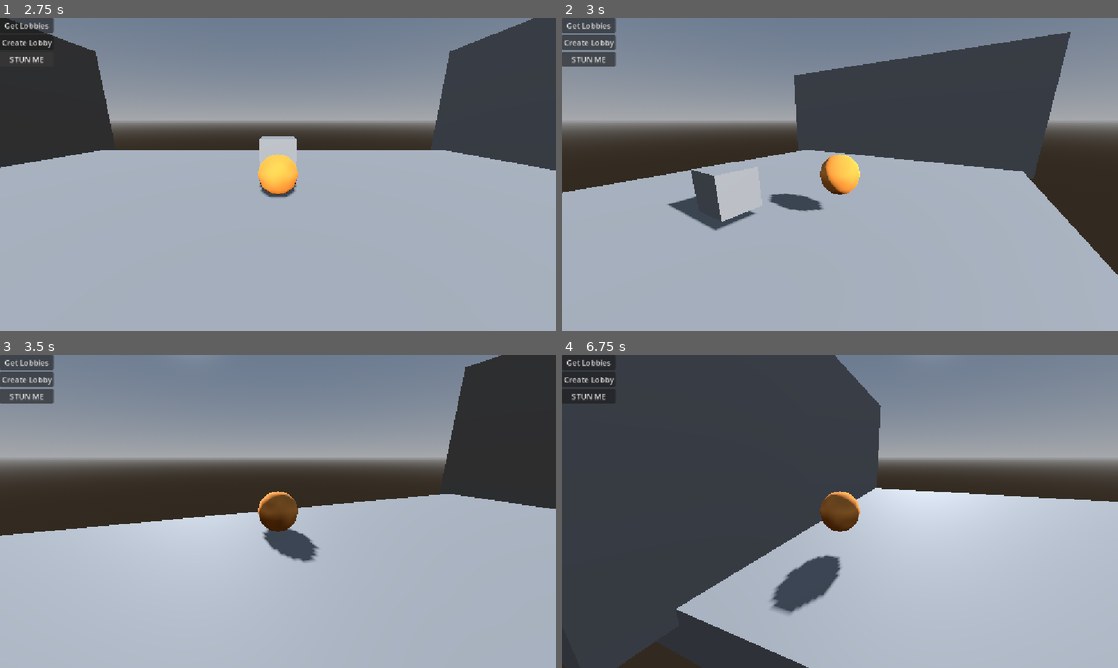
Above: before the commit, frames 1-4 (two rows, left to right).
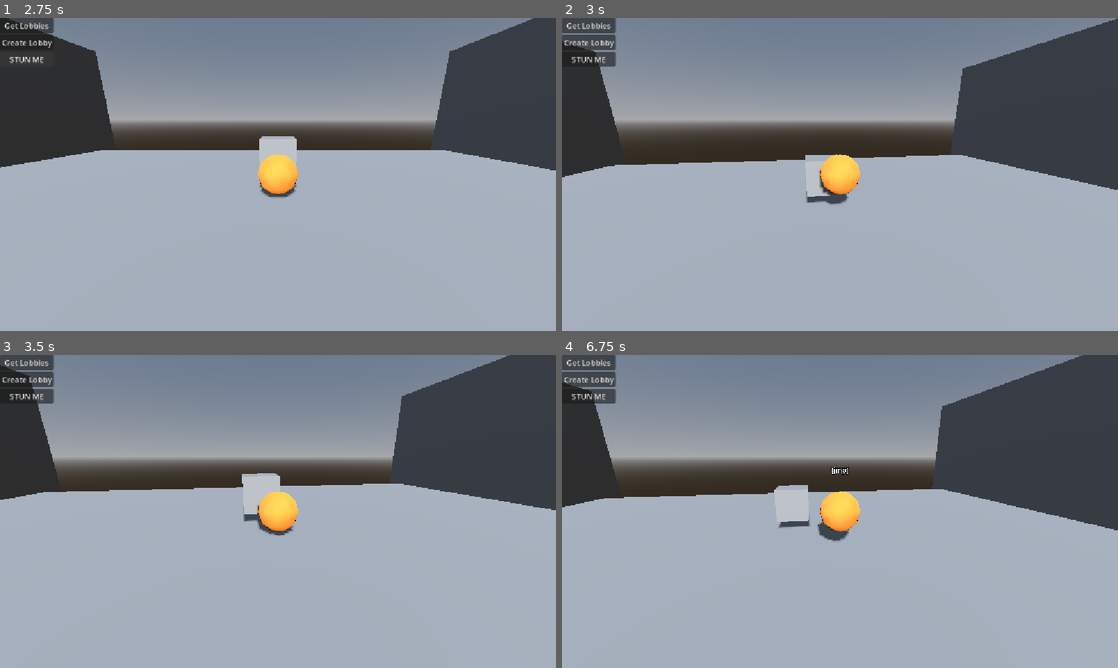
Above: after the commit, the same moments.

Repository: TheCodeWizard27/ProjectAtrox-R-Ugly-Network-Prototype
Game: Godot game, scene res://main.tscn
Two runs of this game, one before a commit and one after it. Both use one fixed random seed, a clock stepped at 60 frames per second and the inputs below.
Inputs (mouse positions are in pixels of both pictures, inside the frame that each line leads up to):
- Up to frame 1 (2.75 s): click "Create Lobby" at 0.5 s; click "Get Lobbies" at 1.25 s; click "STUN ME" at 2 s
- Up to frame 2 (3 s): tap Enter at 2.75 s; move the mouse to (962, 158) at 2.77 s; hold D (move_right) from 2.78 s (still down); hold Space (jump) from 2.78 s (still down); click (962, 158) at 2.92 s
- Up to frame 3 (3.5 s): keep holding D (move_right); keep holding Space (jump)
- Up to frame 4 (6.75 s): move the mouse to (728, 527) at 3.52 s; release D (move_right) at 3.53 s; release Space (jump) at 3.53 s; hold S (move_backward) 3.53-4.28 s; tap Space (jump) at 3.6, 3.77, 4.07, 5.1, 5.27, 5.57, 6.6 s; click (728, 527) at 3.67 s; move the mouse to (895, 442) at 4.27 s; hold D (move_right) 4.28-5.03 s; hold Space (jump) 4.28-5.03 s; click (895, 442) at 4.42 s; move the mouse to (812, 574) at 5.02 s; hold W (move_forward) 5.03-5.78 s; click (812, 574) at 5.17 s; move the mouse to (1006, 558) at 5.77 s; hold Space (jump) 5.78-6.53 s; hold A (move_left) from 5.78 s (still down); click (1006, 558) at 5.92 s; move the mouse to (673, 464) at 6.52 s; click (673, 464) at 6.67 s

Frame 1 is identical in both runs. In frame 2, 22% of the frame differs, in the area x 0-100%, y 0-82%; in frame 3, 17%; in frame 4, 61%, in the area x 0-100%, y 0-100%.
Error before the commit: Invalid access to property or key 'ip' on a base object of type 'Nil'. (res://main.gd:82)
Error after the commit: Invalid access to property or key 'ip' on a base object of type 'Nil'. (res://main.gd:101)

Commit message:
I wasnt cooking with the eixisting structure heres something that makes sense.

Diff:
--- /dev/null
+++ b/action_helper.gd
@@ -0,0 +1,25 @@
+class_name ActionHelper
+
+static var _event_filter: Array[String] = [
+	'move_right',
+	'move_left',
+	'move_backward',
+	'move_forward',
+	'jump'
+]
+
+static func convert_to_actions(event: InputEvent) -> Array[InputEventAction]:
+	var array: Array[InputEventAction] = []
+
+	for action in _event_filter:
+
+		if (!event.is_action(action)):
+			continue
+
+		var new_action = InputEventAction.new()
+		new_action.action = action
+		new_action.pressed = event.is_pressed()
+		new_action.strength = 1 #event.get_action_strength(action)
+		array.push_back(new_action)
+
+	return array
--- a/input_buffer.gd
+++ b/input_buffer.gd
@@ -1,20 +1,28 @@
-class_name InputBuffer
+class_name ActionBuffer
 
-var _previous_buffered_events: Array[InputEvent] = []
-var _buffered_events: Array[InputEvent] = []
+var _previous_buffered_events: Array[InputEventAction] = []
+var _buffered_events: Array[InputEventAction] = []
 
 # This is a bit of a weird attempt of getting a controllable input state
 # to query mapped actions just like with the Input singleton.
 # Events are buffered after received from push_event
 # and keep existing until a released event is received.
 
+func push_action(action: InputEventAction) -> void:
+	if (action.is_released()):
+		_buffered_events = _buffered_events.filter(
+			func(existing_event: InputEventAction): return existing_event.is_match(action))
+	else:
+		_buffered_events.push_back(action)
+
 func push_event(event: InputEvent) -> void:
 	# Filter out old pressed
 	if (event.is_released()):
 		_buffered_events = _buffered_events.filter(
-			func(existing_event): return !event.is_match(existing_event))
-
-	_buffered_events.push_back(event)
+			func(existing_event: InputEventAction): return existing_event.is_match(event))
+	else:
+		for action in ActionHelper.convert_to_actions(event):
+			_buffered_events.push_back(action)
 
 func clear() -> void:
 	_previous_buffered_events.clear()
@@ -24,20 +32,20 @@
 	_previous_buffered_events.clear()
 	_previous_buffered_events.append_array(_buffered_events)
 	_buffered_events = _buffered_events.filter(
-		func(event): return event.is_pressed())
+		func(event: InputEventAction): return event.is_pressed())
 
 func is_action_pressed(action: StringName, exact_match: bool = false) -> bool:
-	return _buffered_events.any(func(event): return _is_action_pressed(event, action, exact_match))
+	return _buffered_events.any(func(event: InputEventAction): return _is_action_pressed(event, action, exact_match))
 
 func is_action_just_pressed(action: StringName, exact_match: bool = false) -> bool:
 	var currently_pressed = is_action_pressed(action, exact_match)
 	var previously_pressed = _previous_buffered_events.any(
-		func(event): return _is_action_pressed(event, action, exact_match))
+		func(event: InputEventAction): return _is_action_pressed(event, action, exact_match))
 
 	return currently_pressed and !previously_pressed
 
 func is_action_just_released(action: StringName, exact_match: bool = false) -> bool:
-	return _buffered_events.any(func(event): return _is_action_just_released(event, action, exact_match))
+	return _buffered_events.any(func(event: InputEventAction): return _is_action_just_released(event, action, exact_match))
 
 func get_vector(negative_x: StringName, positive_x: StringName, negative_y: StringName, positive_y: StringName) -> Vector2:
 	return Vector2(
@@ -46,7 +54,7 @@
 	)
 
 func get_action_strength(action: StringName) -> float:
-	var action_was_buffered = _buffered_events.any(func(event): return event.is_action(action))
+	var action_was_buffered = _buffered_events.any(func(event: InputEventAction): return event.is_action(action))
 	return Input.get_action_strength(action) if action_was_buffered else 0.0
 
 func _is_action_pressed(event: InputEvent, action: StringName, exact_match: bool) -> bool:
--- a/main.gd
+++ b/main.gd
@@ -13,14 +13,25 @@
 
 var _my_public_ip: String
 
+var _is_host: bool = false
+var _is_hole_alive: bool = false
 var _is_connected: bool = false
+var _peer_map: Dictionary[int, Player] = {}
 
 @onready var _my_player: Player = $Player
+@onready var _control: Control = $Control
 
 func _process(_delta: float) -> void:
 	_socket.poll()
 
 	var state = _socket.get_ready_state()
+
+	#if (_is_hole_alive and multiplayer.is_server()):
+		#if (multiplayer.multiplayer_peer.get_available_packet_count()):
+			#var test = multiplayer.multiplayer_peer.get_packet()
+			#print('received packet: ', test.get_string_from_utf8())
+		#
+		#pass
 
 	if (state != WebSocketPeer.STATE_OPEN):
 
@@ -49,10 +60,13 @@
 
 		print('starting hole punching')
 
-		if (ip == _my_public_ip):
-			_connect_to_peer(local_ip, local_port)
+		var target_ip = local_ip if ip == _my_public_ip else ip
+		var target_port = local_port if ip == _my_public_ip else port
+
+		if (_is_host):
+			await _connect_to_peer_as_host(target_ip, target_port)
 		else:
-			_connect_to_peer(ip, port)
+			await _connect_to_peer(target_ip, target_port)
 
 func _start_hosting() -> void:
 	var peer = ENetMultiplayerPeer.new()
@@ -62,6 +76,10 @@
 		return
 
 	multiplayer.multiplayer_peer = peer
+	var scene_multiplayer = multiplayer as SceneMultiplayer
+	scene_multiplayer.peer_packet.connect(_on_packet_received)
+	scene_multiplayer.peer_connected.connect(_on_peer_joined)
+	_set_connected()
 	print('Connected on Godot Level')
 
 func _join_host(ip: String, port: int) -> void:
@@ -72,6 +90,7 @@
 		return
 
 	multiplayer.multiplayer_peer = peer
+	multiplayer.connected_to_server.connect(_set_connected)
 	print('Connected on Godot Level')
 
 func _on_create_lobby_pressed() -> void:
@@ -97,9 +116,10 @@
 	var response = await request.request_completed
 	var body = response[RESPONSE_BODY] as PackedByteArray
 	var connection_id = JSON.parse_string(body.get_string_from_utf8())
+	_is_host = true
 	print('Hosting ', connection_id)
+	request.queue_free()
 	_open_web_socket(connection_id)
-	_set_connected()
 	_start_hosting()
 
 func _on_get_lobbies_pressed() -> void:
@@ -189,11 +209,31 @@
 	_my_public_ip = ip
 	return AddressInfo.new(ip, port, local_ip, _port)
 
+func _connect_to_peer_as_host(ip: String, port: int) -> void:
+	var enet_peer = multiplayer.multiplayer_peer as ENetMultiplayerPeer
+	var connection = enet_peer.host
+
+	for i in range(50):
+		print('trying to connect as host')
+
+		connection.socket_send(ip, port, 'ping'.to_utf8_buffer())
+		await get_tree().create_timer(0.3).timeout
+
+		for peer_id in multiplayer.get_peers():
+			var other_peer = enet_peer.get_peer(peer_id)
+			var peer_ip = other_peer.get_remote_address()
+			var peer_port = other_peer.get_remote_port()
+
+			if (ip == peer_ip and port == peer_port):
+				print('Stopping hole punching')
+				return
+
 func _connect_to_peer(ip: String, port: int) -> void:
 	var udp = PacketPeerUDP.new()
 	udp.set_dest_address(ip, port)
 	var udp_status = udp.bind(_port, '0.0.0.0')
 	if (udp_status != OK):
+		push_error(udp_status)
 		return
 
 	var connection = false
@@ -210,18 +250,59 @@
 
 			if (parsed_packet.begins_with('ping')):
 				udp.put_packet('ping'.to_utf8_buffer())
+				udp.close()
+
 				print('connected')
-				_set_connected()
+				_set_hole_punched()
 				_join_host(ip, port)
 				return
 
-
 	if (!connection):
 		push_error('could not connect...')
 
+	udp.close()
+
 func _input(event: InputEvent) -> void:
 	_my_player.input_buffer.push_event(event)
 
+	if(event is InputEventMouseMotion or event is InputEventMouseButton):
+		return
+
+	if (_is_connected and !multiplayer.is_server()):
+		var scene_multiplayer = multiplayer as SceneMultiplayer
+
+		for action in ActionHelper.convert_to_actions(event):
+			var packet = JSON.stringify({
+				'action': action.action,
+				'pressed': action.pressed,
+				'strength': action.strength
+			}).to_utf8_buffer()
+			#var packet = var_to_bytes(event)
+			scene_multiplayer.send_bytes(packet)
+
+func _set_hole_punched() -> void:
+	_is_hole_alive = true
+
 func _set_connected() -> void:
 	_is_connected = true
-	$Control.hide()
+	_control.hide()
+	print('Fully connected ', 'server' if multiplayer.is_server() else 'client')
+
+func _on_peer_joined(peer_id: int) -> void:
+	var player_scene = preload("res://player.tscn").instantiate()
+	$OtherPlayers.add_child(player_scene)
+	_peer_map.set(peer_id, player_scene)
+
+func _on_packet_received(peer_id: int, packet: PackedByteArray) -> void:
+	var event = JSON.parse_string(packet.get_string_from_utf8())
+	var action = InputEventAction.new()
+	action.action = event['action']
+	action.strength = event['strength']
+	action.pressed = event['pressed']
+	#print('Received ', event)
+	#var event = bytes_to_var(packet)
+	var player = _peer_map.get(peer_id) as Player
+
+	if (player):
+		player.input_buffer.push_action(action)
+		print('buffered ', action.action)
--- a/main.tscn
+++ b/main.tscn
@@ -16,6 +16,8 @@
 script = ExtResource("1_ig7tw")
 
 [node name="Player" parent="." unique_id=4388364 instance=ExtResource("2_0xm2m")]
+
+[node name="OtherPlayers" type="Node3D" parent="." unique_id=126883363]
 
 [node name="WorldEnvironment" type="WorldEnvironment" parent="." unique_id=1971054266]
 environment = SubResource("Environment_e35kq")
--- a/player.gd
+++ b/player.gd
@@ -2,9 +2,24 @@
 extends Node3D
 
 @onready var body: CharacterBody3D = $CharacterBody3D
-var input_buffer: InputBuffer = InputBuffer.new()
+var input_buffer: ActionBuffer = ActionBuffer.new()
 
 func _process_movement(delta: float) -> void:
+
+	var label = $CharacterBody3D/Label3D
+	label.text = ''
+
+	if input_buffer.is_action_pressed('move_right'):
+		label.text += '[mr]'
+	if input_buffer.is_action_pressed('move_left'):
+		label.text += '[ml]'
+	if input_buffer.is_action_pressed('move_forward'):
+		label.text += '[mf]'
+	if input_buffer.is_action_pressed('move_backward'):
+		label.text += '[mb]'
+	if input_buffer.is_action_pressed('jump'):
+		label.text += '[jmp]'
+
 	var move_dir = Vector3.ZERO
 	move_dir.x = input_buffer.get_action_strength('move_right') - input_buffer.get_action_strength('move_left')
 	move_dir.z = input_buffer.get_action_strength('move_backward') - input_buffer.get_action_strength('move_forward')
--- a/player.tscn
+++ b/player.tscn
@@ -12,6 +12,11 @@
 
 [node name="CharacterBody3D" type="CharacterBody3D" parent="." unique_id=568026744]
 
+[node name="Label3D" type="Label3D" parent="CharacterBody3D" unique_id=1212737012]
+transform = Transform3D(1, 0, 0, 0, 1, 0, 0, 0, 1, 0, 1, 0)
+billboard = 1
+text = "test"
+
 [node name="SpringArm3D" type="SpringArm3D" parent="CharacterBody3D" unique_id=72835274]
 transform = Transform3D(1, 0, 0, 0, 0.9659258, 0.25881904, 0, -0.25881904, 0.9659258, 0, 0, 0)
 spring_length = 5.0
Not shown, added: action_helper.gd.uid
